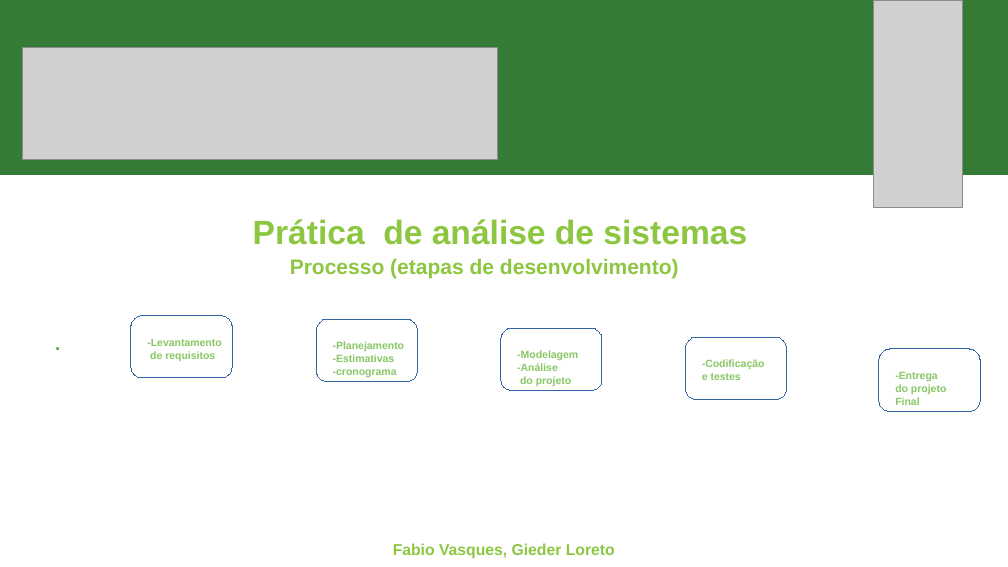
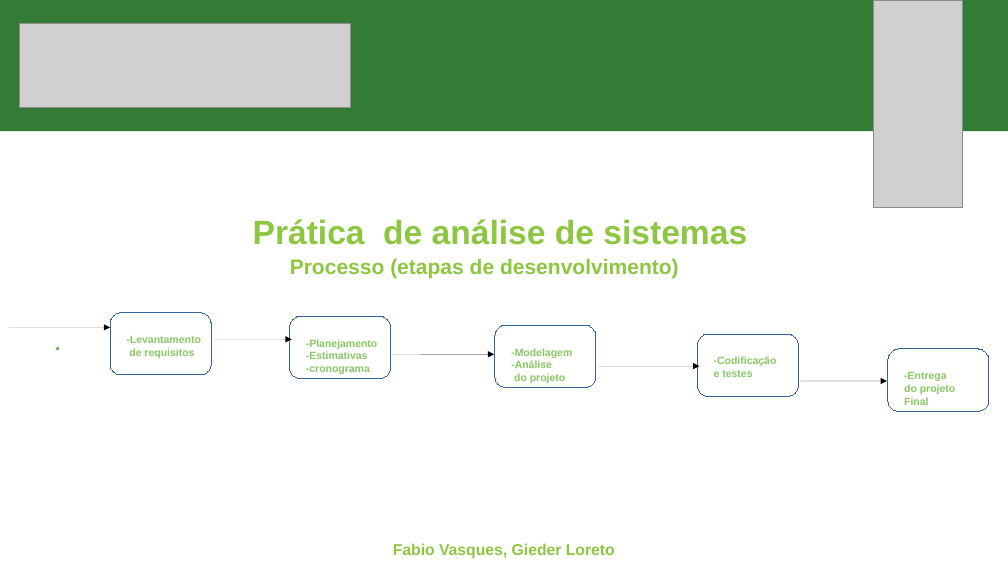
Before and after one commit to fabioportovasques/projeto-sus, a slide deck: slide 3 of primeira entrega.pptx. Drawn at 1008x567 pixels with LibreOffice and Linux fonts; fonts in the diff are those of the drawing; grey boxes stand for pictures. Boxes give left, top, right and bottom in pixels: in the first picture for what was removed or moved away, otherwise in the second. Text is boxed around its words. In the diff, an @@ line names an element or a change of style, - is before the commit and + after.

```diff
--- a/primeira entrega.pptx
+++ b/primeira entrega.pptx
@@ rectangle: place and size @@
-rectangle at <box>0,0,1008,175</box>
+rectangle at <box>0,0,1008,132</box>
@@ picture added at <box>20,23,351,107</box> @@
@@ picture removed at <box>22,48,498,160</box> @@
@@ arrow added from (9, 327) to (110, 327), #000000 0.75 pt @@
@@ freeform shape: place and size @@
-freeform shape at <box>131,315,232,378</box>
+freeform shape at <box>110,312,212,375</box>
@@ text "-Levantamento": place and size @@
-text "-Levantamento" at <box>147,339,221,361</box>
+text "-Levantamento" at <box>126,336,200,358</box>
@@ freeform shape: place and size @@
-freeform shape at <box>316,319,417,382</box>
+freeform shape at <box>290,316,391,379</box>
@@ freeform shape: place and size @@
-freeform shape at <box>501,328,603,391</box>
+freeform shape at <box>495,325,597,388</box>
@@ arrow added from (214, 340) to (292, 340), #000000 0.75 pt @@
@@ text "-Planejamento": place and size @@
-text "-Planejamento" at <box>333,341,405,377</box>
+text "-Planejamento" at <box>306,339,378,374</box>
@@ arrow added from (393, 355) to (495, 355), #000000 0.75 pt @@
@@ text "-Modelagem": place and size @@
-text "-Modelagem" at <box>517,350,578,386</box>
+text "-Modelagem" at <box>511,348,572,383</box>
@@ freeform shape: place and size @@
-freeform shape at <box>686,337,787,400</box>
+freeform shape at <box>697,334,799,397</box>
@@ text "-Codificação": place and size @@
-text "-Codificação" at <box>702,359,765,380</box>
+text "-Codificação" at <box>714,356,777,377</box>
@@ freeform shape: place and size @@
-freeform shape at <box>879,349,981,412</box>
+freeform shape at <box>888,349,989,412</box>
@@ arrow added from (598, 366) to (699, 366), #000000 0.75 pt @@
@@ arrow added from (801, 381) to (887, 381), #000000 0.75 pt @@
@@ text "-Entrega": place and size @@
-text "-Entrega" at <box>895,372,946,405</box>
+text "-Entrega" at <box>904,372,955,405</box>
```
Also in this commit, not shown: 5 other slides changed, 2 slides added, 1 other file.
